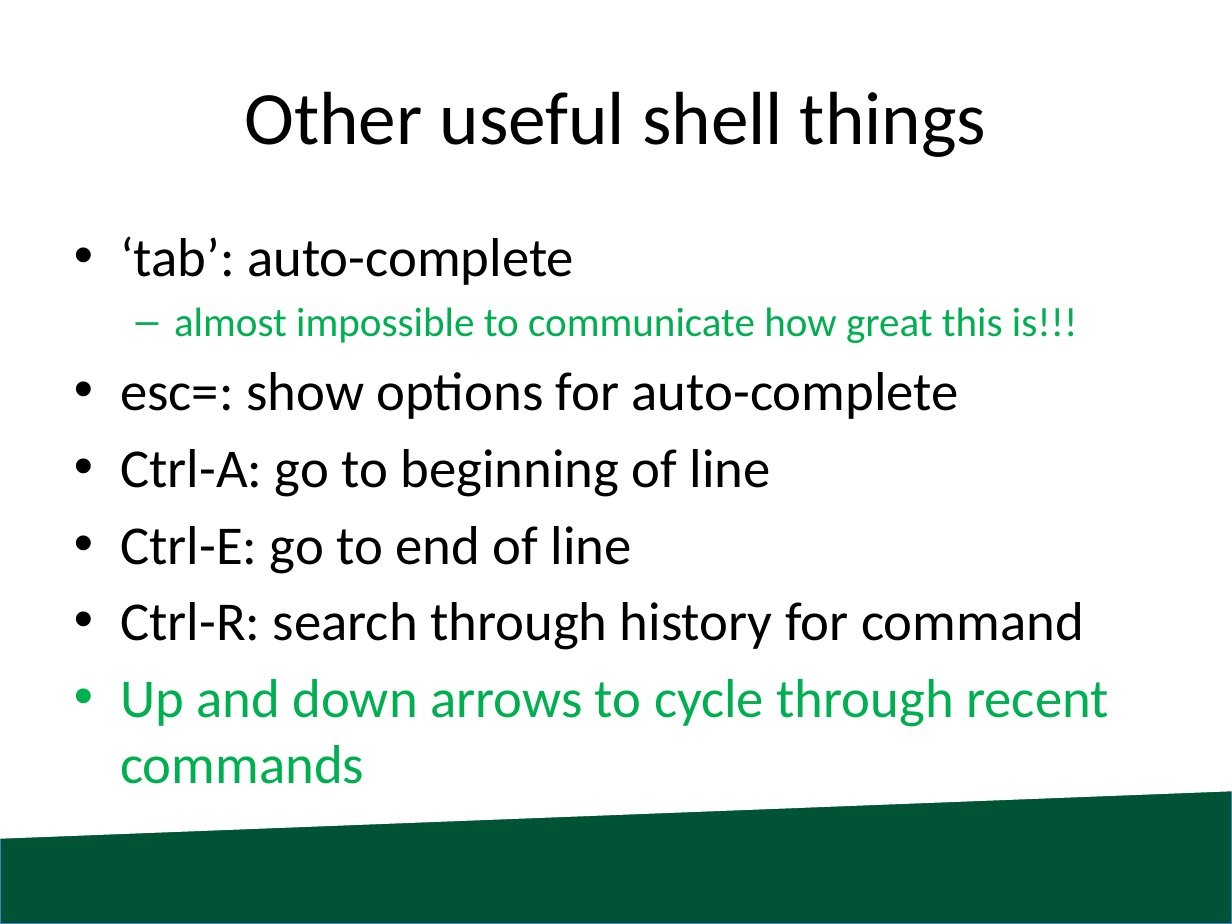
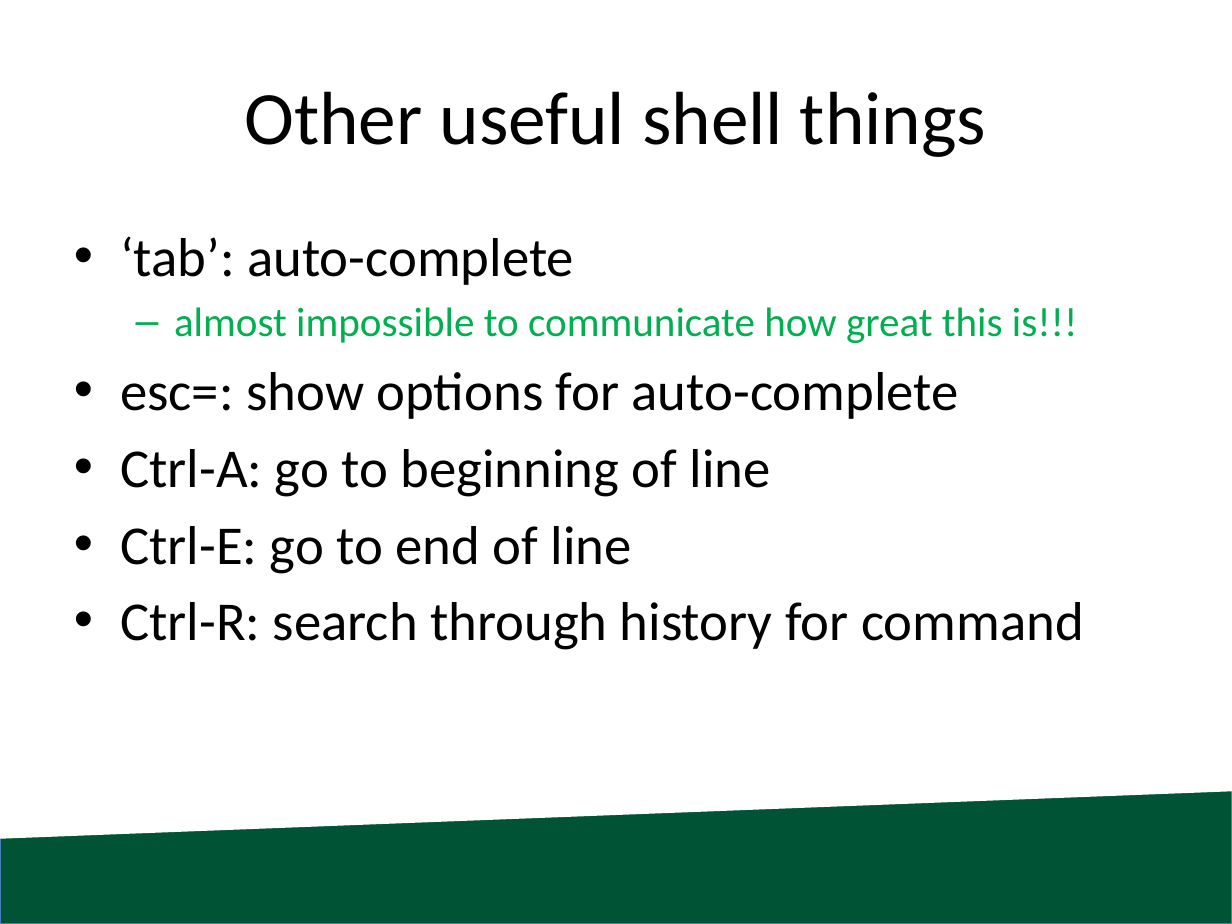
Before and after one commit to blessley/cis330, a slide deck: slide 22 of lab2/CIS330_S18_Lab2.pptx. Drawn at 1232x924 pixels with LibreOffice and Linux fonts; fonts in the diff are those of the drawing; background and template pictures are left out. Boxes give left, top, right and bottom in pixels: in the first picture for what was removed or moved away, otherwise in the second. Text is boxed around its words. In the diff, an @@ line names an element or a change of style, - is before the commit and + after.

```diff
--- a/lab2/CIS330_S18_Lab2.pptx
+++ b/lab2/CIS330_S18_Lab2.pptx
@@ text at [120, 679, 1109, 784]: paragraph removed @@
-• Up and down arrows to cycle through recent commands
```
Also in this commit, not shown: 2 other slides changed, 6 other files.
